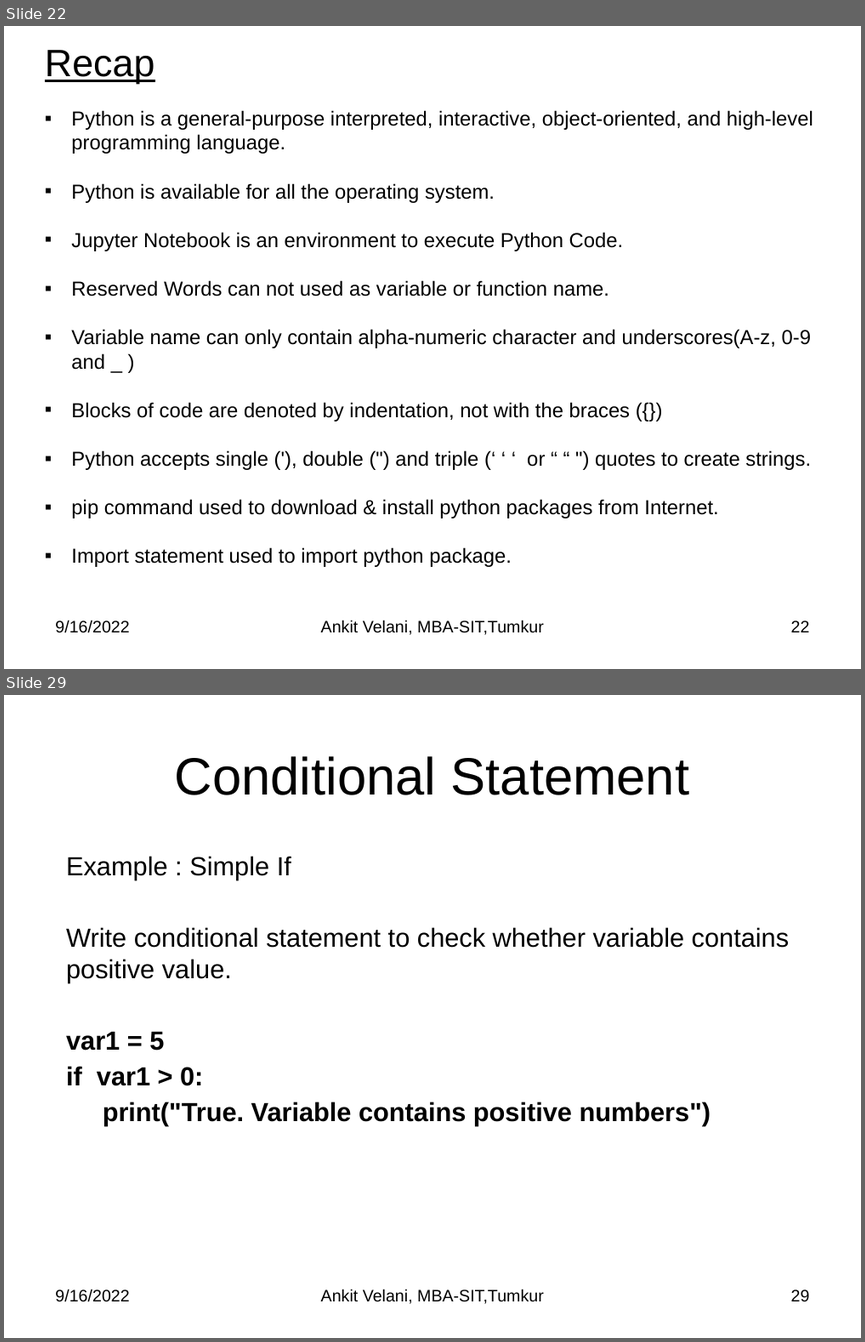
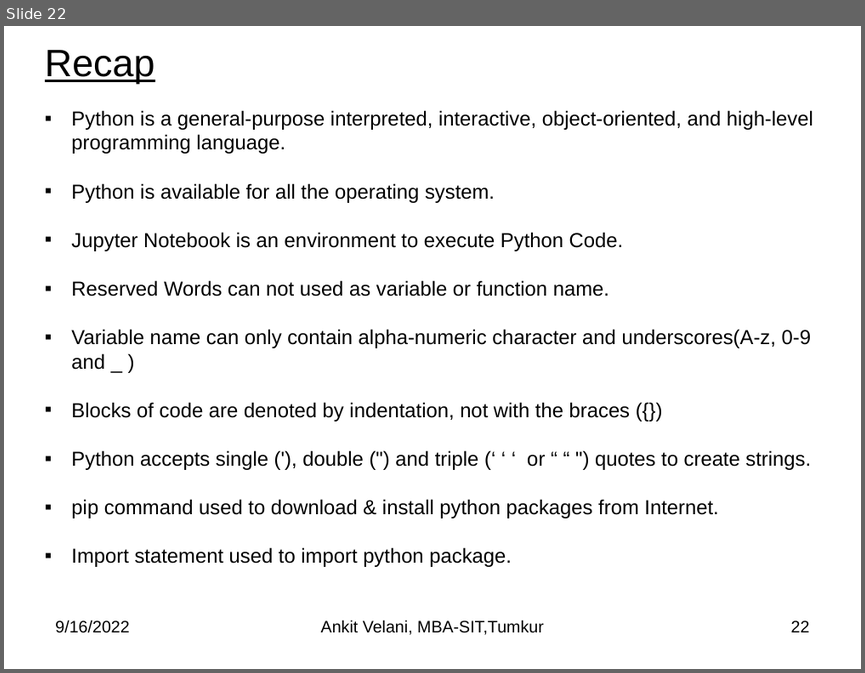
Before and after one commit to sitmbadept/sitmbadept.github.io, a slide deck: BDTM/Python/Unit-4-Python-Programming.pptx. Shown one above the other, each under a label of ours: slides 22 and 29 before the commit, slide 22 after it; the slides between them are not shown. The pictures are 865x1342 and 865x673 pixels, drawn with LibreOffice and Linux fonts; fonts in the diff are those of the drawing. Boxes give left, top, right and bottom in pixels: in the first picture for what was removed or moved away, otherwise in the second. Text is boxed around its words. In the diff, an @@ line names an element or a change of style, - is before the commit and + after.

```diff
--- a/BDTM/Python/Unit-4-Python-Programming.pptx
+++ b/BDTM/Python/Unit-4-Python-Programming.pptx
@@ slide 29 removed at bbox=[4, 695, 861, 1338], background #FFFFFF @@
@@ title removed at bbox=[175, 756, 689, 795] @@
-Conditional Statement
@@ text removed at bbox=[66, 856, 789, 1125] @@
-Example : Simple If
-Write conditional statement to check whether variable contains positive value.
-var1 = 5
-if var1 > 0:
-print("True. Variable contains positive numbers")
@@ text removed at bbox=[55, 1288, 129, 1302] @@
-9/16/2022
@@ text removed at bbox=[321, 1288, 544, 1304] @@
-Ankit Velani, MBA-SIT,Tumkur
@@ page number removed at bbox=[791, 1289, 810, 1302] @@
-29
```
Also in this commit, not shown: 41 other slides removed.
